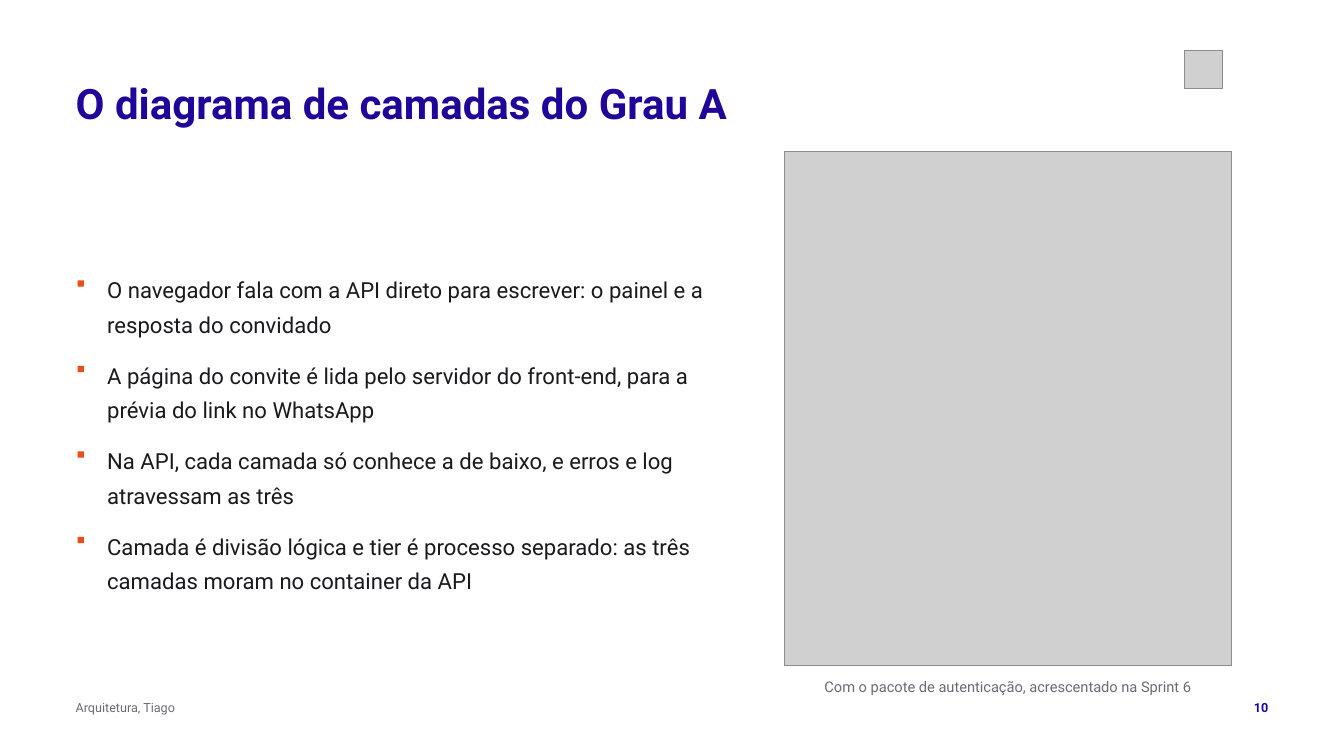
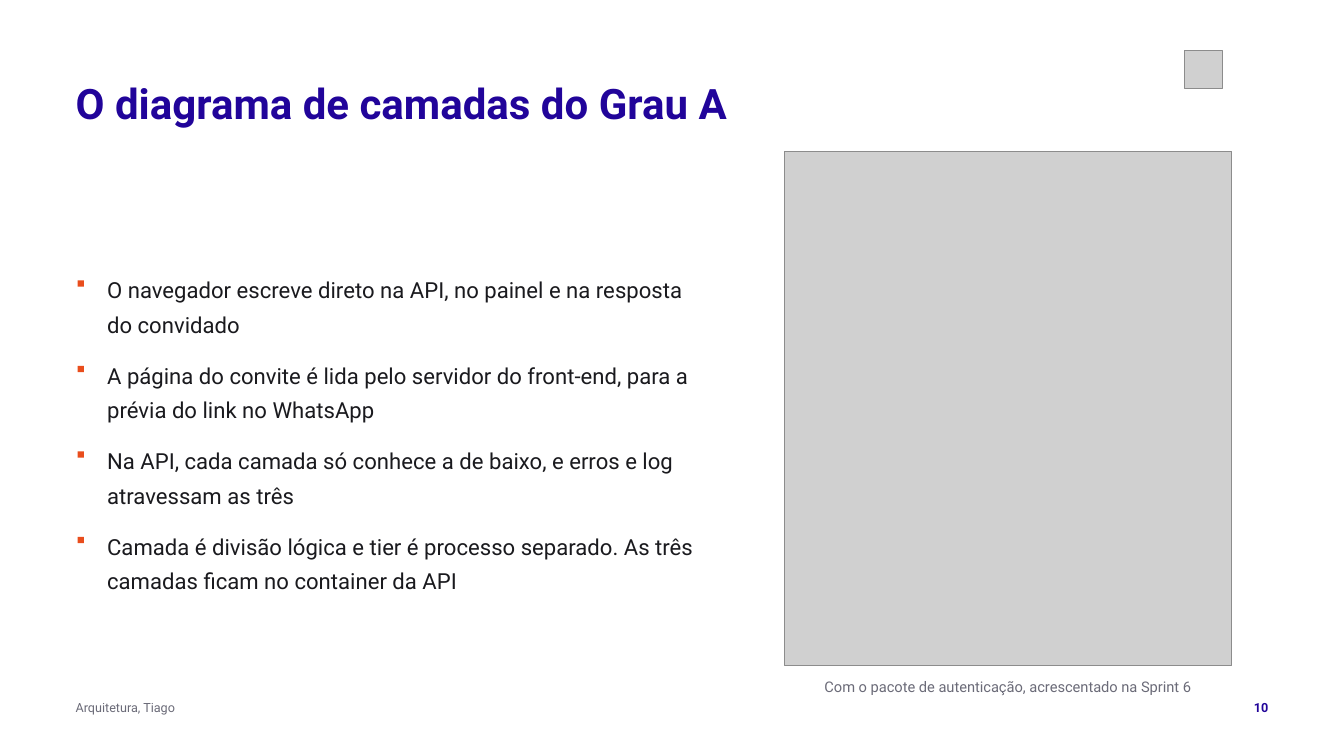
Before and after one commit to tcpassos/invite-app, a slide deck: slide 10 of trabalhos/T4-Pitch-Final.pptx. Drawn at 1344x756 pixels with LibreOffice and Linux fonts; fonts in the diff are those of the drawing; grey boxes stand for pictures. Boxes give left, top, right and bottom in pixels: in the first picture for what was removed or moved away, otherwise in the second. Text is boxed around its words. In the diff, an @@ line names an element or a change of style, - is before the commit and + after.

```diff
--- a/trabalhos/T4-Pitch-Final.pptx
+++ b/trabalhos/T4-Pitch-Final.pptx
@@ text at bbox=[107, 281, 682, 334]: text changed @@
-O navegador fala com a API direto para escrever: o painel e a resposta do convidado
+O navegador escreve direto na API, no painel e na resposta do convidado
@@ text at bbox=[107, 538, 693, 590]: text changed @@
-Camada é divisão lógica e tier é processo separado: as três camadas moram no container da API
+Camada é divisão lógica e tier é processo separado. As três camadas ficam no container da API
```
Also in this commit, not shown: 14 other slides changed, 3 other files.
